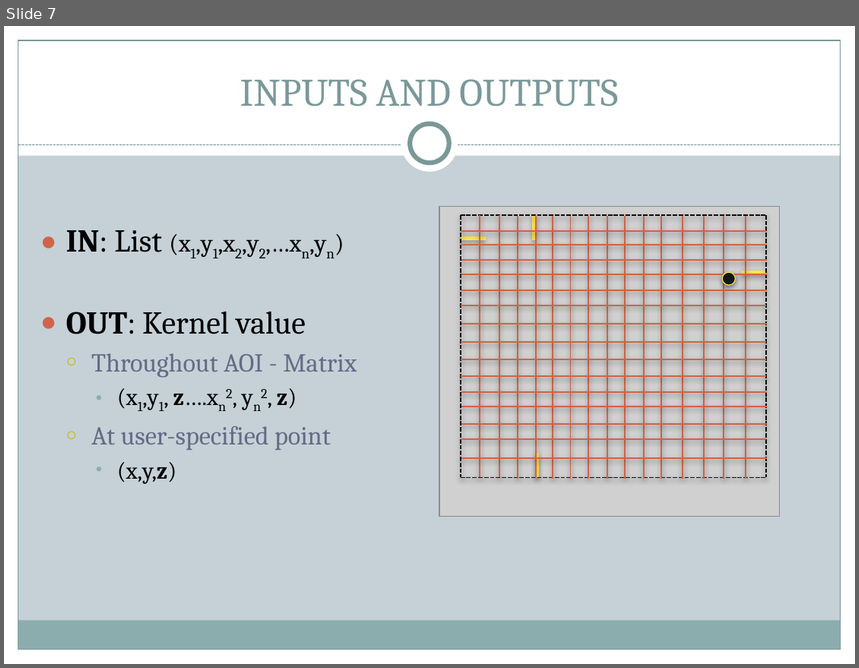
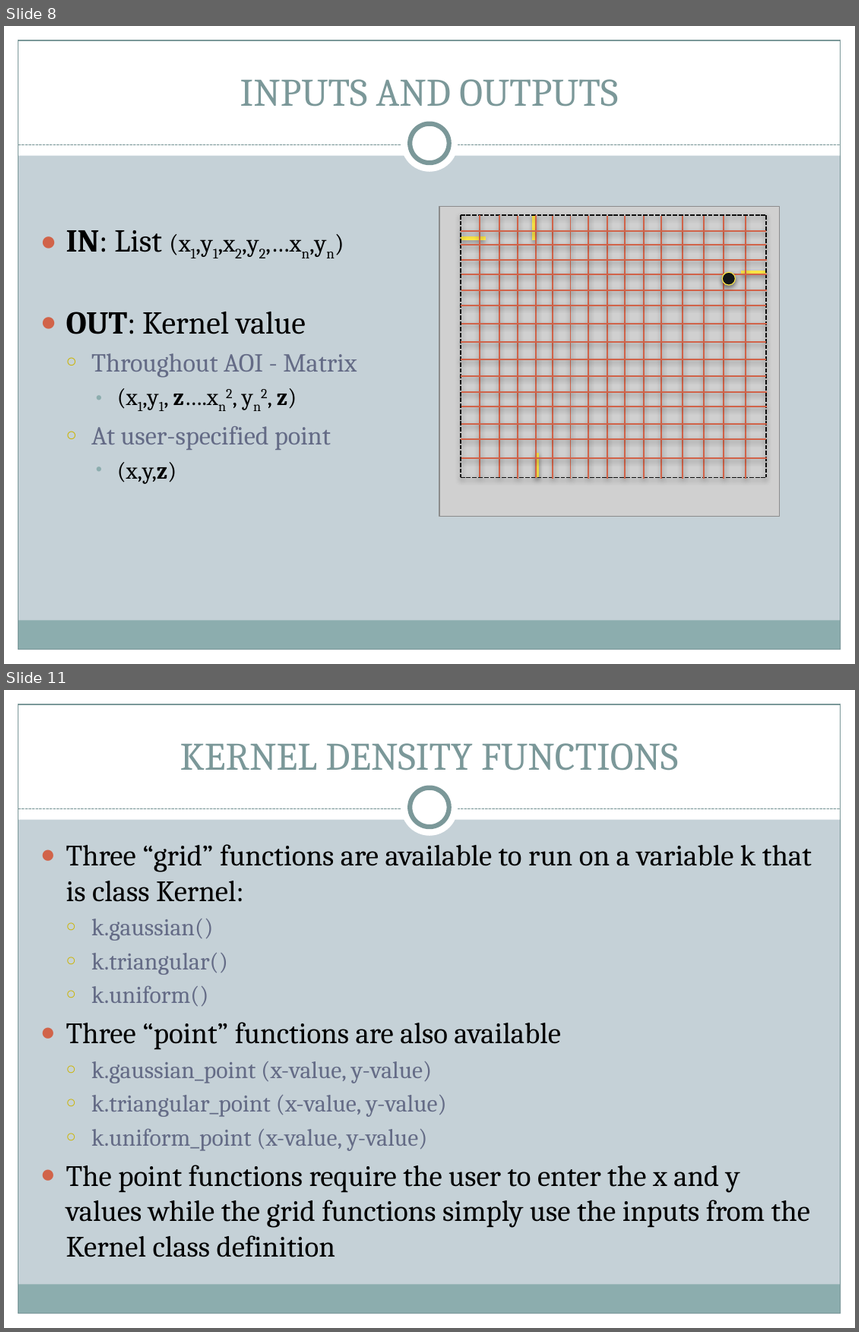
Before and after one commit to jreades/starspy, a slide deck: kernel/kernel/Kernel_Density.pptx. Shown one above the other, each under a label of ours: slide 7 before the commit, slides 8 and 11 after it; the slides between them are not shown. The pictures are 859x668 and 859x1332 pixels, drawn with LibreOffice and Linux fonts; fonts in the diff are those of the drawing; grey boxes stand for pictures. Boxes give left, top, right and bottom in pixels: in the first picture for what was removed or moved away, otherwise in the second. Text is boxed around its words. In the diff, an @@ line names an element or a change of style, - is before the commit and + after.

```diff
--- a/kernel/kernel/Kernel_Density.pptx
+++ b/kernel/kernel/Kernel_Density.pptx
@@ slide 11 added at [4, 690, 855, 1328], background #C5D1D7; not listed: 9 template elements that a slide beside it also shows @@
@@ title added at [180, 743, 678, 771], 33 pt, text #7C999A @@
+KERNEL DENSITY FUNCTIONS
@@ text added at [66, 844, 812, 1258], 25 pt, text #000000 @@
+● Three “grid” functions are available to run on a variable k that is class Kernel:
+  ○ k.gaussian()
+  ○ k.triangular()
+  ○ k.uniform()
+● Three “point” functions are also available
+  ○ k.gaussian_point (x-value, y-value)
+  ○ k.triangular_point (x-value, y-value)
+  ○ k.uniform_point (x-value, y-value)
+● The point functions require the user to enter the x and y values while the grid functions simply use the inputs from the Kernel class definition
@@ what was slide 7 is now slide 8 @@
```
Also in this commit, not shown: 4 other slides added.
